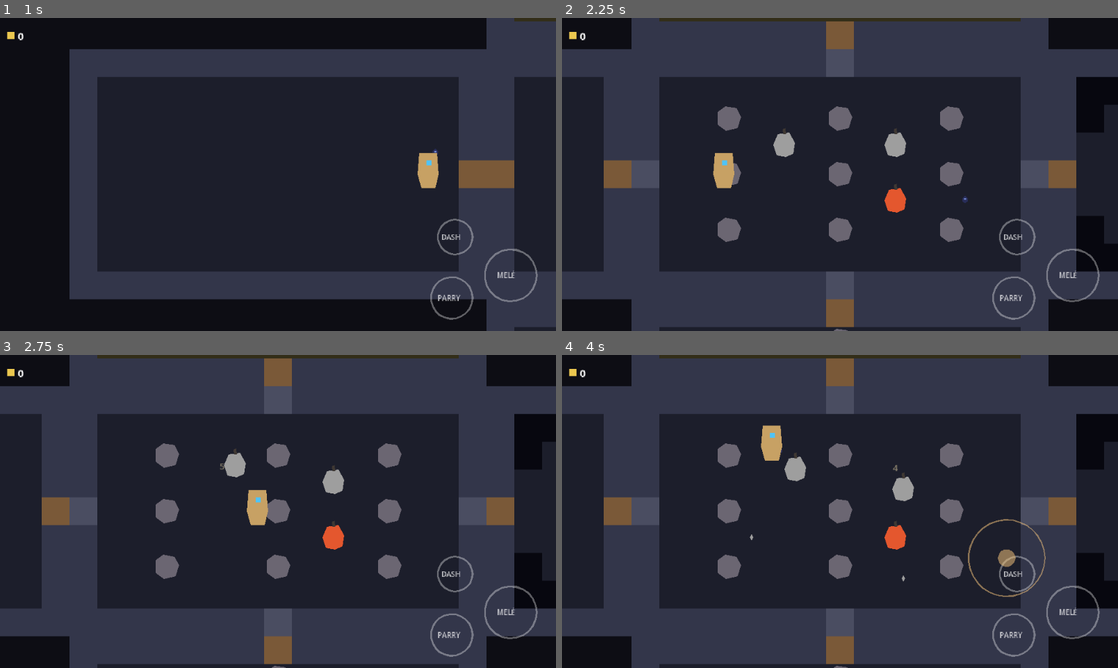
Above: before the commit, frames 1-4 (two rows, left to right).
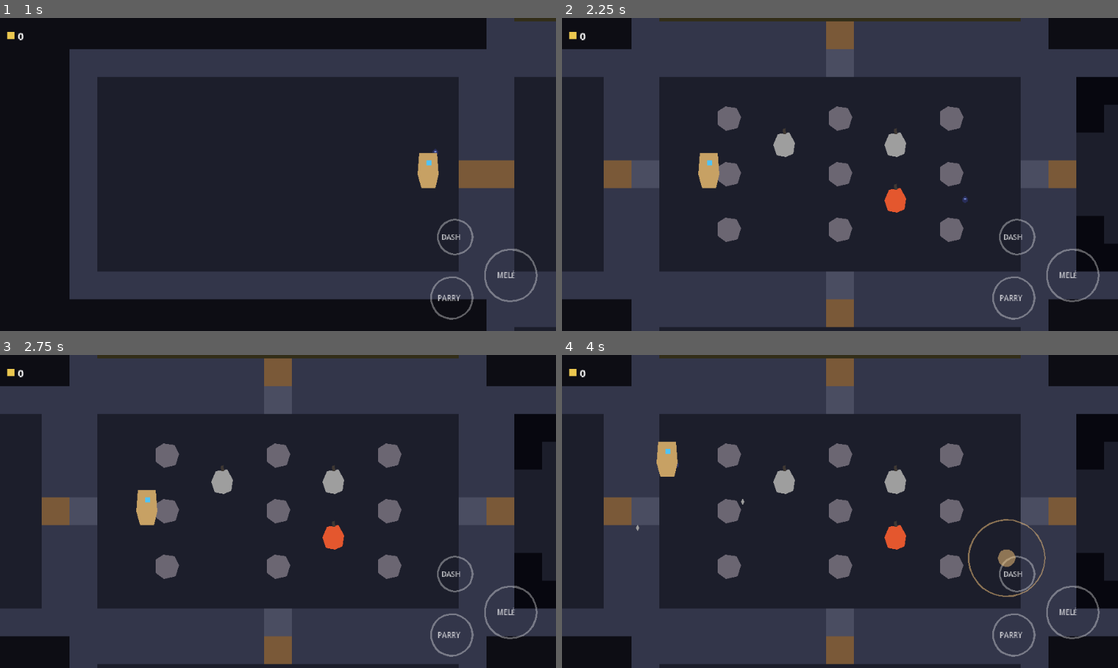
Above: after the commit, the same moments.

Repository: danielespinolagonzalez-ux/Mistveil
Game: Godot game, scene res://scenes/main/main.tscn
The game is run twice, just before and just after one commit, with the same random seed, the same clock (stepped at 60 frames per second) and the same inputs.
Inputs (mouse positions are in pixels of both pictures, inside the frame that each line leads up to):
- Up to frame 1 (1 s): tap Enter at 0.5 s; move the mouse to (400, 158) at 0.52 s; hold D (move_right) from 0.53 s (still down); tap Shift (dash) at 0.6 s; click (400, 158) at 0.67 s
- Up to frame 2 (2.25 s): release D (move_right) at 1.25 s; drag from (728, 190) to (956, 174) at 1.27 s; tap Space (parry) at 2 s; move the mouse to (895, 105) at 2.02 s; hold D (move_right) from 2.03 s (still down); right-click (895, 105) at 2.1 s
- Up to frame 3 (2.75 s): keep holding D (move_right)
- Up to frame 4 (4 s): release D (move_right) at 2.75 s; drag from (812, 574) to (840, 398) at 2.77 s; move the mouse to (1006, 558) at 3.52 s; press the mouse at (1006, 558) at 3.53 s; hold A (move_left) from 3.53 s (still down)

Frame 1 is identical in both runs. In frame 2, 0.7% of the frame differs, in the area x 24-72%, y 29-100%; in frame 3, 1.3%; in frame 4, 1.6%, in the area x 13-72%, y 22-100%.

Commit message:
feat: obstaculos fisicos y validador de puertas (tarea 3.5)
- Rocas: capa obstacle, bloquean cuerpos y proyectiles (spec: bloquea todo)
- Pozos: capa pit, bloquean solo a terrestres; voladores y proyectiles pasan
- Cera destructible: escena con vida (salas.cera_hp), rompible con lagrimas/mele
- Proyectiles detectan cuerpos (muros/rocas) y se disipan
- Mascaras por vuela en enemigos; player colisiona con obstaculos y pozos
- DataDB: validador spec 5 (casillas frente a puertas = suelo); corregidas
  p1_pasillo_01 (rocas en puertas N/S) y p1_cruce_01 (pickup en puerta este)
- 9 checks nuevos en test_rooms

Co-Authored-By: Claude Fable 5 <noreply@anthropic.com>
Claude-Session: https://claude.ai/code/session_01SbmgetzbNcFosjFKdYJBz4

Diff:
--- a/data/salas/piso1_plantillas.json
+++ b/data/salas/piso1_plantillas.json
@@ -1,9 +1,24 @@
 {
-  "leyenda": { ".": "suelo", "#": "roca", "P": "pozo", "O": "cera destructible", "E": "spawn enemigo", "e": "spawn opcional 50%", "$": "posible pickup" },
-  "tamano": [13, 7],
+  "leyenda": {
+    ".": "suelo",
+    "#": "roca",
+    "P": "pozo",
+    "O": "cera destructible",
+    "E": "spawn enemigo",
+    "e": "spawn opcional 50%",
+    "$": "posible pickup"
+  },
+  "tamano": [
+    13,
+    7
+  ],
   "plantillas": [
     {
-      "id": "p1_vacia_01", "pisos": ["piso1"], "peso": 6,
+      "id": "p1_vacia_01",
+      "pisos": [
+        "piso1"
+      ],
+      "peso": 6,
       "layout": [
         ".............",
         ".............",
@@ -15,19 +30,27 @@
       ]
     },
     {
-      "id": "p1_cruce_01", "pisos": ["piso1"], "peso": 10,
+      "id": "p1_cruce_01",
+      "pisos": [
+        "piso1"
+      ],
+      "peso": 10,
       "layout": [
         "PP.........PP",
         "P...........P",
         "..#..E.E..#..",
-        ".....O.O....$",
+        ".....O.O...$.",
         "..#..E.E..#..",
         "P...........P",
         "PP.........PP"
       ]
     },
     {
-      "id": "p1_pilares_01", "pisos": ["piso1"], "peso": 10,
+      "id": "p1_pilares_01",
+      "pisos": [
+        "piso1"
+      ],
+      "peso": 10,
       "layout": [
         ".............",
         "..#...#...#..",
@@ -39,7 +62,11 @@
       ]
     },
     {
-      "id": "p1_foso_01", "pisos": ["piso1"], "peso": 8,
+      "id": "p1_foso_01",
+      "pisos": [
+        "piso1"
+      ],
+      "peso": 8,
       "layout": [
         ".............",
         "...PPPPPPP...",
@@ -51,15 +78,19 @@
       ]
     },
     {
-      "id": "p1_pasillo_01", "pisos": ["piso1"], "peso": 8,
+      "id": "p1_pasillo_01",
+      "pisos": [
+        "piso1"
+      ],
+      "peso": 8,
       "layout": [
-        "......#......",
+        ".............",
         "..E...#...E..",
         "......O......",
         ".....E.E.....",
         "......O......",
         "..e...#...e..",
-        "......#......"
+        "............."
       ]
     }
   ]
--- a/project.godot
+++ b/project.godot
@@ -124,6 +124,8 @@
 2d_physics/layer_5="enemy_attack"
 2d_physics/layer_6="player_hurt"
 2d_physics/layer_7="enemy_hurt"
+2d_physics/layer_8="obstacle"
+2d_physics/layer_9="pit"
 
 [rendering]
 
--- a/scenes/enemies/enemy_projectile.tscn
+++ b/scenes/enemies/enemy_projectile.tscn
@@ -7,7 +7,7 @@
 
 [node name="EnemyProjectile" type="Area2D"]
 collision_layer = 16
-collision_mask = 32
+collision_mask = 161
 script = ExtResource("1_projectile")
 
 [node name="CollisionShape2D" type="CollisionShape2D" parent="."]
--- a/scenes/player/player.tscn
+++ b/scenes/player/player.tscn
@@ -16,7 +16,7 @@
 
 [node name="Player" type="CharacterBody2D" groups=["player"]]
 collision_layer = 2
-collision_mask = 1
+collision_mask = 385
 script = ExtResource("1_player")
 
 [node name="CollisionShape2D" type="CollisionShape2D" parent="."]
--- a/scenes/player/tear.tscn
+++ b/scenes/player/tear.tscn
@@ -7,7 +7,7 @@
 
 [node name="Tear" type="Area2D"]
 collision_layer = 8
-collision_mask = 64
+collision_mask = 193
 script = ExtResource("1_tear")
 
 [node name="CollisionShape2D" type="CollisionShape2D" parent="."]
--- /dev/null
+++ b/scenes/rooms/wax_block.tscn
@@ -0,0 +1,34 @@
+[gd_scene load_steps=6 format=3]
+
+[ext_resource type="Script" path="res://scripts/entities/wax_block.gd" id="1_wax"]
+[ext_resource type="Script" path="res://scripts/components/health_component.gd" id="2_health"]
+[ext_resource type="Script" path="res://scripts/components/hurtbox_component.gd" id="3_hurtbox"]
+
+[sub_resource type="RectangleShape2D" id="shape_body"]
+size = Vector2(28, 28)
+
+[sub_resource type="RectangleShape2D" id="shape_hurt"]
+size = Vector2(30, 30)
+
+[node name="WaxBlock" type="StaticBody2D" groups=["wax_blocks"]]
+collision_layer = 128
+collision_mask = 0
+script = ExtResource("1_wax")
+
+[node name="CollisionShape2D" type="CollisionShape2D" parent="."]
+shape = SubResource("shape_body")
+
+[node name="Placeholder" type="Polygon2D" parent="."]
+color = Color(0.85, 0.8, 0.62, 1)
+polygon = PackedVector2Array(-14, -12, 14, -14, 13, 13, -12, 14)
+
+[node name="HealthComponent" type="Node" parent="."]
+script = ExtResource("2_health")
+
+[node name="HurtboxComponent" type="Area2D" parent="."]
+collision_layer = 64
+collision_mask = 8
+script = ExtResource("3_hurtbox")
+
+[node name="CollisionShape2D" type="CollisionShape2D" parent="HurtboxComponent"]
+shape = SubResource("shape_hurt")
--- a/scripts/autoload/data_db.gd
+++ b/scripts/autoload/data_db.gd
@@ -262,6 +262,19 @@
 			for ch: String in row_str:
 				if not leyenda.has(ch):
 					_fail(path, "plantilla '%s': símbolo '%s' no está en la leyenda" % [id, ch])
+		# Spec generación §5: las casillas frente a las 4 puertas posibles deben ser suelo.
+		var mid_x: int = floori(int(tamano[0]) / 2.0)
+		var mid_y: int = floori(int(tamano[1]) / 2.0)
+		var door_cells: Array[Vector2i] = [
+			Vector2i(mid_x, 0), Vector2i(mid_x, int(tamano[1]) - 1),
+			Vector2i(0, mid_y), Vector2i(int(tamano[0]) - 1, mid_y),
+		]
+		for cell: Vector2i in door_cells:
+			if cell.y >= layout.size() or cell.x >= str(layout[cell.y]).length():
+				continue
+			var symbol: String = str(layout[cell.y])[cell.x]
+			if str(leyenda.get(symbol, "")) != "suelo":
+				_fail(path, "plantilla '%s': la casilla frente a la puerta (%d,%d) debe ser suelo y es '%s'" % [id, cell.x, cell.y, symbol])
 
 
 ## Comprobaciones cruzadas entre archivos: referencias rotas se avisan al cargar.
--- a/scripts/entities/enemy.gd
+++ b/scripts/entities/enemy.gd
@@ -143,6 +143,9 @@
 	_behavior = str(def.get("comportamiento", ""))
 	_projectile_def = def.get("proyectil", {})
 	_flies = bool(def.get("vuela", false))
+	# Terrestres chocan con rocas Y pozos; los voladores solo con muros y rocas
+	# (la roca "bloquea todo"; el pozo no bloquea el vuelo — spec generación).
+	collision_mask = (1 | 2 | 128) if _flies else (1 | 2 | 128 | 256)
 	_hitbox.damage = float(def.get("dano_contacto", 0.0))
 	# Sin daño de contacto (dummy, velón…) el hitbox se apaga del todo: el redondeo
 	# "mínimo 1" del receptor convertiría un 0 en golpe real.
--- a/scripts/entities/projectile.gd
+++ b/scripts/entities/projectile.gd
@@ -16,6 +16,8 @@
 func _ready() -> void:
 	super._ready()
 	hit_landed.connect(_on_hit_landed)
+	# Muros y rocas bloquean proyectiles (los pozos no) — spec de generación.
+	body_entered.connect(_on_body_entered)
 	_deactivate_silent()
 
 
@@ -47,6 +49,10 @@
 	_deactivate()
 
 
+func _on_body_entered(_body: Node2D) -> void:
+	_deactivate()
+
+
 func _deactivate() -> void:
 	_deactivate_silent()
 	expired.emit(self)
--- a/scripts/entities/room.gd
+++ b/scripts/entities/room.gd
@@ -11,6 +11,7 @@
 const WALL_PX := 32
 
 const ENEMY_SCENE: PackedScene = preload("res://scenes/enemies/enemy.tscn")
+const WAX_SCENE: PackedScene = preload("res://scenes/rooms/wax_block.tscn")
 
 # Semánticas de la leyenda de plantillas (los VALORES de "leyenda" en data/salas).
 const SYM_FLOOR := "suelo"
@@ -291,36 +292,53 @@
 					_pickup_tiles.append(Vector2i(tx, ty))
 
 
+## Roca: bloquea TODO — cuerpos terrestres, voladores y proyectiles (capa obstacle).
 func _place_rock(tile: Vector2i) -> void:
-	var rock := Polygon2D.new()
-	rock.color = Color(0.42, 0.4, 0.45)
-	rock.polygon = PackedVector2Array([
+	var rock := StaticBody2D.new()
+	rock.collision_layer = 128
+	rock.collision_mask = 0
+	var shape := CollisionShape2D.new()
+	var rect := RectangleShape2D.new()
+	rect.size = Vector2(28, 28)
+	shape.shape = rect
+	rock.add_child(shape)
+	var visual := Polygon2D.new()
+	visual.color = Color(0.42, 0.4, 0.45)
+	visual.polygon = PackedVector2Array([
 		Vector2(-13, -8), Vector2(-4, -14), Vector2(9, -12), Vector2(14, -2),
 		Vector2(10, 11), Vector2(-3, 14), Vector2(-13, 7),
 	])
+	rock.add_child(visual)
 	rock.position = tile_center(tile.x, tile.y)
 	rock.add_to_group("rocks")
 	add_child(rock)
 
 
+## Pozo: bloquea solo a terrestres (capa pit); vuelo y proyectiles pasan por encima.
 func _place_pit(tile: Vector2i) -> void:
-	var pit := ColorRect.new()
-	pit.color = Color(0.03, 0.03, 0.06)
-	pit.position = tile_center(tile.x, tile.y) - Vector2(TILE, TILE) * 0.5
-	pit.size = Vector2(TILE, TILE)
-	pit.z_index = -8
+	var pit := StaticBody2D.new()
+	pit.collision_layer = 256
+	pit.collision_mask = 0
+	var shape := CollisionShape2D.new()
+	var rect := RectangleShape2D.new()
+	rect.size = Vector2(TILE, TILE)
+	shape.shape = rect
+	pit.add_child(shape)
+	var visual := ColorRect.new()
+	visual.color = Color(0.03, 0.03, 0.06)
+	visual.position = -Vector2(TILE, TILE) * 0.5
+	visual.size = Vector2(TILE, TILE)
+	visual.z_index = -8
+	pit.add_child(visual)
+	pit.position = tile_center(tile.x, tile.y)
 	pit.add_to_group("pits")
 	add_child(pit)
 
 
+## Bloque de cera destructible (escena propia con vida y hurtbox).
 func _place_wax(tile: Vector2i) -> void:
-	var wax := Polygon2D.new()
-	wax.color = Color(0.85, 0.8, 0.62)
-	wax.polygon = PackedVector2Array([
-		Vector2(-14, -12), Vector2(14, -14), Vector2(13, 13), Vector2(-12, 14),
-	])
+	var wax: WaxBlock = WAX_SCENE.instantiate()
 	wax.position = tile_center(tile.x, tile.y)
-	wax.add_to_group("wax_blocks")
 	add_child(wax)
 
 
--- /dev/null
+++ b/scripts/entities/wax_block.gd
@@ -0,0 +1,26 @@
+class_name WaxBlock
+extends StaticBody2D
+## Bloque de cera destructible ('O' en plantillas). Obstáculo sólido que las
+## lágrimas y el melé pueden romper (hurtbox en la capa enemy_hurt). Su vida
+## viene de balance (salas.cera_hp).
+
+@onready var _health: HealthComponent = $HealthComponent
+@onready var _hurtbox: HurtboxComponent = $HurtboxComponent
+
+
+func _ready() -> void:
+	_health.max_hp = int(DataDB.get_balance("salas.cera_hp"))
+	_health.current_hp = _health.max_hp
+	_hurtbox.hurt_by.connect(_on_hurt_by)
+	_health.died.connect(_on_died)
+
+
+func _on_hurt_by(hitbox: HitboxComponent) -> void:
+	# Redondeo de la fórmula de daño: entero más cercano, mínimo 1 (combate.md).
+	var amount: int = maxi(1, roundi(hitbox.damage))
+	_health.take_damage(amount)
+	EventBus.damage_dealt.emit(global_position, amount)
+
+
+func _on_died() -> void:
+	queue_free()
--- a/tests/test_rooms.gd
+++ b/tests/test_rooms.gd
@@ -14,6 +14,7 @@
 	await _test_room_template()
 	await _test_floor_transition()
 	await _test_main_floor()
+	await _test_obstacles()
 
 	if _failures == 0:
 		print("TEST ROOMS: OK")
@@ -197,6 +198,93 @@
 	await get_tree().physics_frame
 
 
+## Tarea 3.5: rocas bloquean todo, pozos solo a terrestres, cera destructible.
+func _test_obstacles() -> void:
+	# Capas físicas de los obstáculos generados desde plantilla.
+	var salas: Dictionary = DataDB.salas["piso1_plantillas"]
+	var room: Room = ROOM_SCENE.instantiate()
+	add_child(room)
+	var exits: Array[Vector2i] = [Vector2i.RIGHT]
+	var template: Dictionary = {}
+	for t: Dictionary in salas["plantillas"]:
+		if t["id"] == "p1_cruce_01":
+			template = t
+	room.setup(Vector2i.ZERO, Vector2i(13, 7), exits, template, salas["leyenda"])
+	await get_tree().physics_frame
+
+	var rock_ok := true
+	var pit_ok := true
+	for child in room.get_children():
+		if child.is_in_group("rocks") and (not child is StaticBody2D or (child as StaticBody2D).collision_layer != 128):
+			rock_ok = false
+		if child.is_in_group("pits") and (not child is StaticBody2D or (child as StaticBody2D).collision_layer != 256):
+			pit_ok = false
+	_check("obstáculos: rocas en capa obstacle", rock_ok and _count_in_group(room, "rocks") > 0)
+	_check("obstáculos: pozos en capa pit", pit_ok and _count_in_group(room, "pits") > 0)
+
+	# Máscaras: terrestre choca con pozos; volador no.
+	var walker: Enemy = (load("res://scenes/enemies/enemy.tscn") as PackedScene).instantiate()
+	walker.enemy_id = "cera_andante"
+	walker.position = Vector2(3000, 3000)
+	add_child(walker)
+	var flier: Enemy = (load("res://scenes/enemies/enemy.tscn") as PackedScene).instantiate()
+	flier.enemy_id = "engranaje_errante"
+	flier.position = Vector2(3100, 3000)
+	add_child(flier)
+	await get_tree().physics_frame
+	_check("máscaras: terrestre colisiona con pozos", walker.collision_mask & 256 == 256)
+	_check("máscaras: volador ignora pozos pero no rocas",
+		flier.collision_mask & 256 == 0 and flier.collision_mask & 128 == 128)
+	walker.queue_free()
+	flier.queue_free()
+
+	# Cera destructible: una lágrima la daña y se disipa al impactar.
+	var wax: WaxBlock = (load("res://scenes/rooms/wax_block.tscn") as PackedScene).instantiate()
+	wax.position = Vector2(3300, 3000)
+	add_child(wax)
+	await get_tree().physics_frame
+	var wax_health: HealthComponent = wax.get_node("HealthComponent")
+	_check("cera: vida desde balance salas.cera_hp",
+		wax_health.max_hp == int(DataDB.get_balance("salas.cera_hp")))
+	var tear: Projectile = (load("res://scenes/player/tear.tscn") as PackedScene).instantiate()
+	add_child(tear)
+	await get_tree().physics_frame
+	tear.fire(wax.position - Vector2(60, 0), Vector2.RIGHT, 300.0, 200.0, 2.0)
+	for i in 30:
+		await get_tree().physics_frame
+		if not tear.visible:
+			break
+	_check("cera: la lágrima impacta y daña", wax_health.current_hp == wax_health.max_hp - 2)
+	_check("cera: la lágrima se disipa al chocar", not tear.visible)
+	wax_health.take_damage(999)
+	await get_tree().physics_frame
+	_check("cera: al agotarse desaparece", not is_instance_valid(wax) or wax.is_queued_for_deletion())
+
+	# Proyectil bloqueado por roca: no la atraviesa aunque no haya hurtbox.
+	var rock := StaticBody2D.new()
+	rock.collision_layer = 128
+	var rock_shape := CollisionShape2D.new()
+	var rock_rect := RectangleShape2D.new()
+	rock_rect.size = Vector2(28, 28)
+	rock_shape.shape = rock_rect
+	rock.add_child(rock_shape)
+	rock.position = Vector2(3600, 3000)
+	add_child(rock)
+	await get_tree().physics_frame
+	tear.fire(rock.position - Vector2(80, 0), Vector2.RIGHT, 300.0, 400.0, 1.0)
+	for i in 40:
+		await get_tree().physics_frame
+		if not tear.visible:
+			break
+	_check("roca: bloquea proyectiles",
+		not tear.visible and tear.global_position.x < rock.position.x + 20.0)
+
+	tear.queue_free()
+	rock.queue_free()
+	room.queue_free()
+	await get_tree().physics_frame
+
+
 func _count_in_group(root: Node, group: String) -> int:
 	var count: int = 0
 	for child in root.get_children():
Not shown, added: scripts/entities/wax_block.gd.uid
Not shown, changed: ESTADO.md
Not shown, changed: ROADMAP.md
